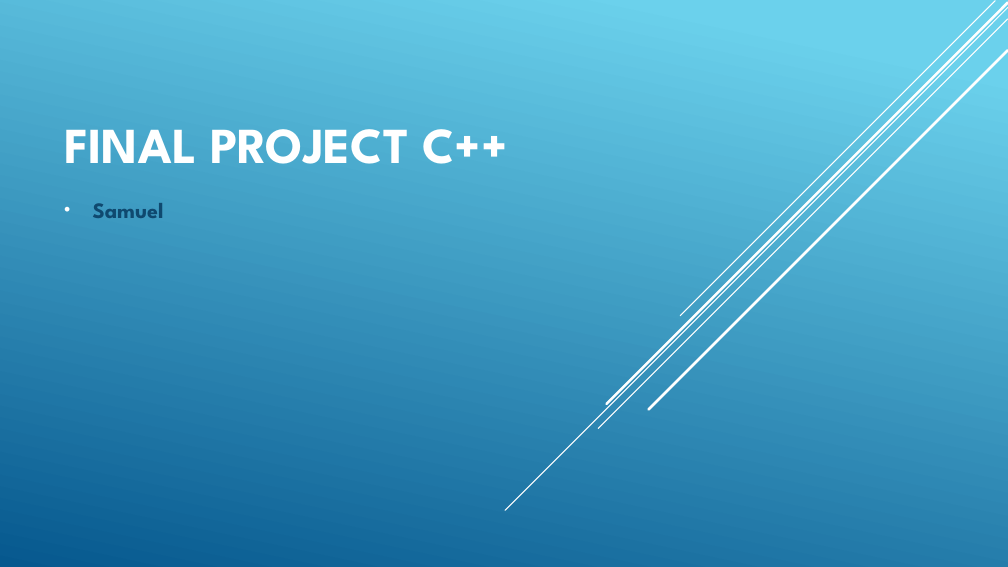
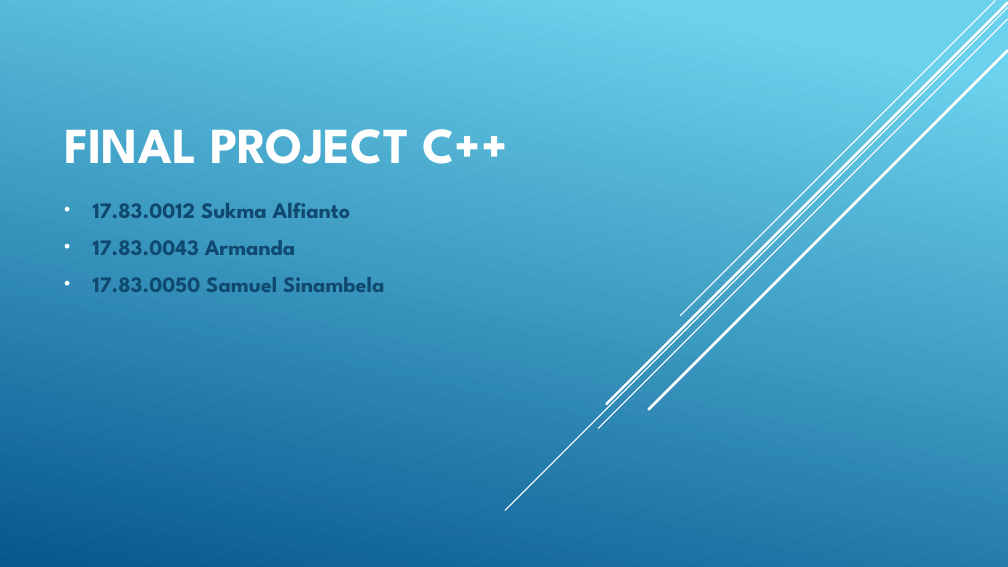
Before and after one commit to samuel33651/finalproject, a slide deck: slide 1 of FINAL PROJECT C++.pptx. Drawn at 1008x567 pixels with LibreOffice and Linux fonts; fonts in the diff are those of the drawing. Boxes give left, top, right and bottom in pixels: in the first picture for what was removed or moved away, otherwise in the second. Text is boxed around its words. In the diff, an @@ line names an element or a change of style, - is before the commit and + after.

```diff
--- a/FINAL PROJECT C++.pptx
+++ b/FINAL PROJECT C++.pptx
@@ subtitle at bbox=[93, 203, 385, 292]: text changed @@
-• Samuel
+• 17.83.0012 Sukma Alfianto
+• 17.83.0043 Armanda
+• 17.83.0050 Samuel Sinambela
```
Also in this commit, not shown: 1 other slide changed, 2 slides added, 2 other files.
